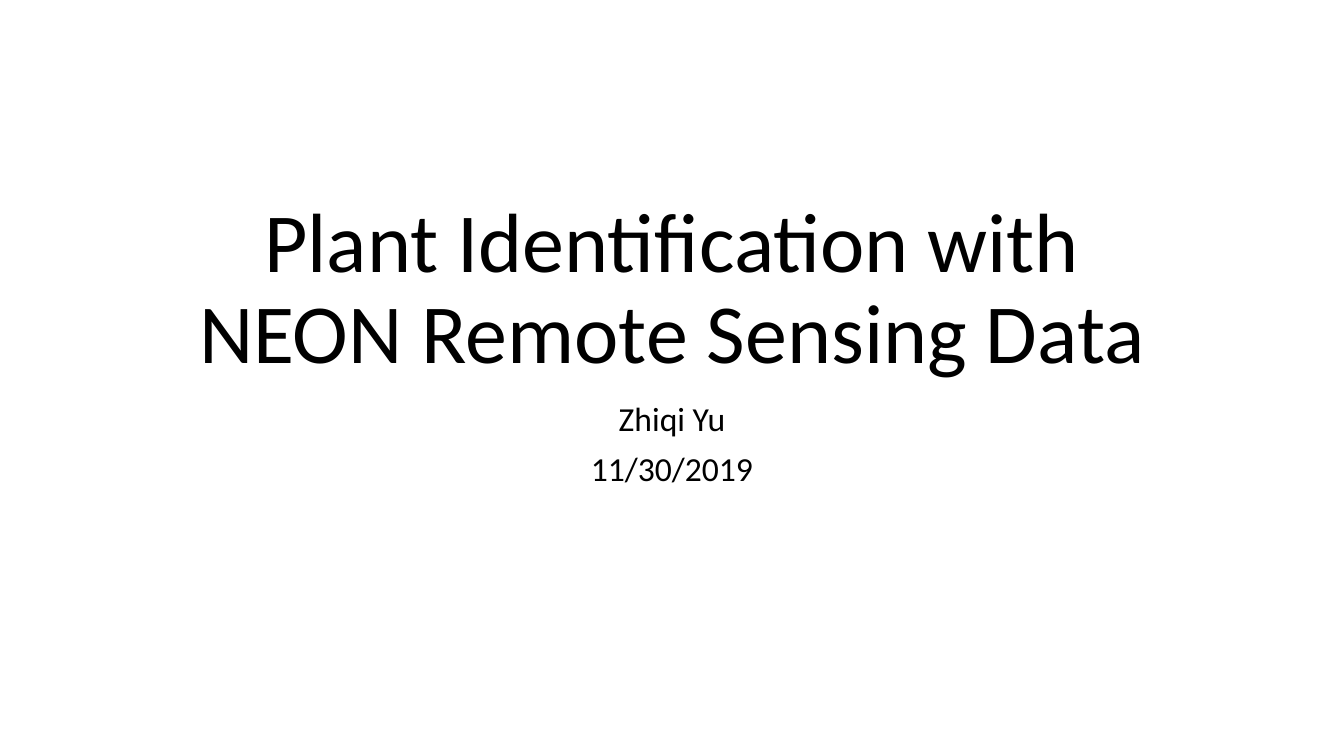
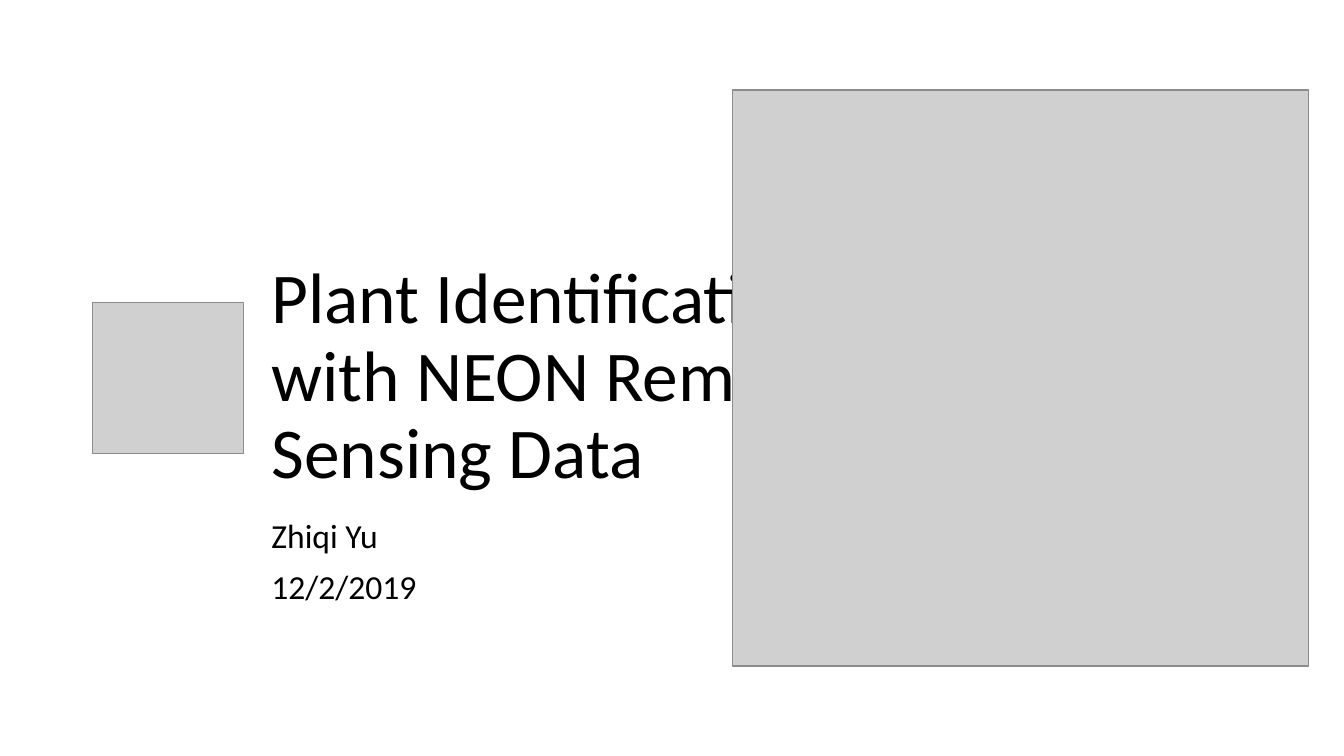
Before and after one commit to zhiqiyu/Plant-Identification-with-NEON-Remote-Sensing-Data, a slide deck: slide 1 of final-zyu.pptx. Drawn at 1344x756 pixels with LibreOffice and Linux fonts; fonts in the diff are those of the drawing; grey boxes stand for pictures. Boxes give left, top, right and bottom in pixels: in the first picture for what was removed or moved away, otherwise in the second. Text is boxed around its words. In the diff, an @@ line names an element or a change of style, - is before the commit and + after.

```diff
--- a/final-zyu.pptx
+++ b/final-zyu.pptx
@@ picture added at <box>732,90,1308,665</box> @@
@@ title "Plant Identification with NEON Remote ...": place and size @@
-title "Plant Identification with NEON Remote ..." at <box>199,213,1145,378</box>
+title "Plant Identification with NEON Remote ..." at <box>271,264,831,491</box>
@@ title "Plant Identification with NEON Remote ..." at <box>271,264,831,491</box>: size 60 to 51 pt; alignment centre to left; vertical alignment bottom to middle @@
@@ picture added at <box>93,302,244,454</box> @@
@@ subtitle "Zhiqi Yu": place and size @@
-subtitle "Zhiqi Yu" at <box>591,407,753,483</box>
+subtitle "Zhiqi Yu" at <box>271,524,416,601</box>
@@ subtitle at <box>271,524,377,554</box>: alignment centre to left @@
@@ subtitle at <box>271,575,416,601</box>: text changed @@
-11/30/2019
+12/2/2019
```
Also in this commit, not shown: 5 other slides changed, 2 other files.
